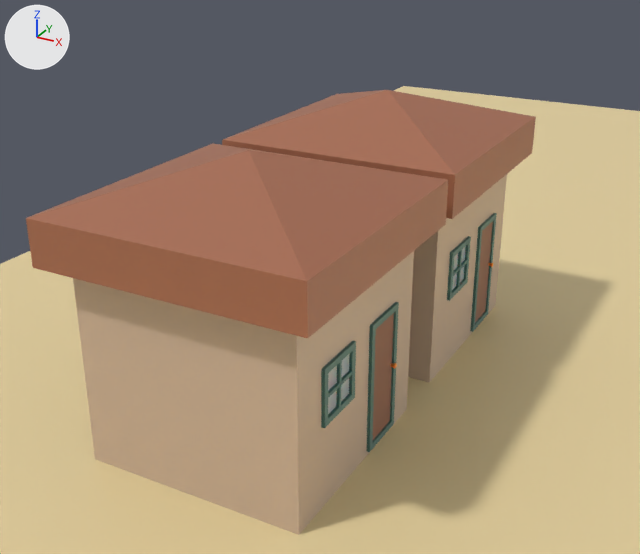
Two versions of the Blender file Objects/Houses.blend, one commit apart.
Rendered twice from a 50 mm lens placed at (7.41, -10.18, 8.89), pointed at (-1.21, 5.49, 1.06). The lights are fixed; the arrows at upper left show +X, +Y and +Z.

The first picture shows 'Base.001', 'Base.002', 'Door.001', 'Door.002', 'DoorFrame.001', 'DoorFrame.002', 'Floor', 'Roof.001', 'Roof.002', 'WindowFrame.001', 'WindowFrame.002'.
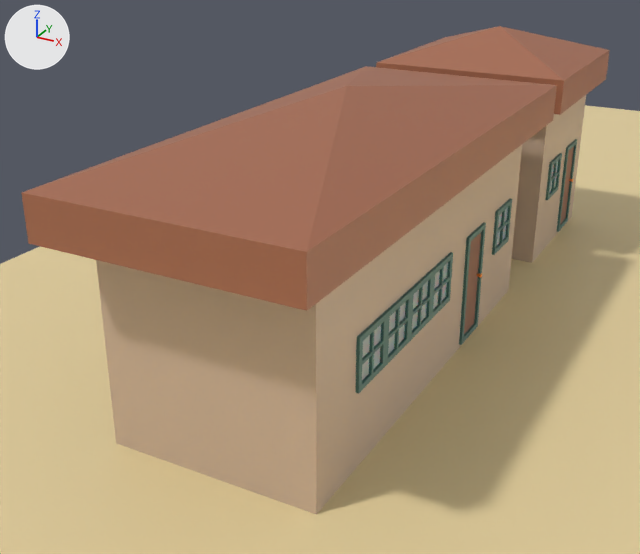
Location of each change, (x1, y1, x2, y2) in pixels of the pictures (640 x 554 px):
'Roof.001', moved, rescaled (27% wider, 26% taller)
    before: (26, 143, 448, 338)
    after: (21, 66, 557, 311)
'Base.001', moved, rescaled
    before: (73, 251, 414, 535)
    after: (96, 145, 522, 514)
'Roof.002', moved
    before: (222, 90, 536, 219)
    after: (376, 26, 610, 115)
'Base.002', moved
    before: (408, 174, 507, 383)
    after: (512, 95, 586, 263)
'WindowFrame.001', moved, rescaled (11% narrower, 7% shorter)
    before: (321, 341, 356, 428)
    after: (356, 313, 387, 394)
'Door.001', moved, rescaled (18% narrower, 20% shorter)
    before: (373, 313, 394, 440)
    after: (464, 233, 481, 334)
'DoorFrame.001', moved, rescaled (15% narrower, 18% shorter)
    before: (367, 302, 399, 452)
    after: (459, 222, 486, 345)
'DoorFrame.002', moved
    before: (470, 213, 497, 332)
    after: (556, 139, 577, 232)
'Door.002', moved
    before: (475, 221, 493, 322)
    after: (560, 147, 574, 224)
'WindowFrame.002', moved
    before: (447, 236, 471, 301)
    after: (546, 153, 562, 200)
'WindowGlass.001', moved, rescaled (13% narrower, 8% shorter)
    before: (328, 354, 350, 414)
    after: (362, 325, 381, 380)
'WindowFrame.003', added
    after: (384, 290, 411, 366)
'WindowFrame.004', added
    after: (409, 270, 433, 342)
'WindowFrame.005', added
    after: (431, 252, 453, 319)
'WindowFrame.006', added
    after: (492, 199, 512, 255)
'WindowGlass.003', added
    after: (388, 302, 406, 354)
'WindowGlass.004', added
    after: (412, 281, 428, 330)
'WindowGlass.002', moved
    before: (452, 246, 466, 290)
    after: (550, 161, 558, 192)
'WindowGlass.005', added
    after: (433, 263, 448, 309)
'WindowGlass.006', added
    after: (497, 208, 508, 245)
'DoorKnob.001', moved, rescaled
    before: (390, 363, 397, 369)
    after: (477, 273, 482, 278)
'DoorKnob.002', moved (not visible afterwards)
    before: (488, 263, 493, 267)

Edits to the bpy script that builds the scene:
```text
Change ob_base_001:
    ob_base_001.location: (0.0, 1.0, 0.0) -> (0.0, 4.31, 0.0)
    ob_base_001.scale: (2.0, 2.0, 2.0) -> (4.77, 2.0, 2.0)
Change ob_roof_001:
    ob_roof_001.location: (0.0, 0.0, 2.0) -> (0.0, 0.0, 2.2)
Change ob_roof_002:
    ob_roof_002.location: (0.0, 0.0, 2.0) -> (0.0, 0.0, 2.2)
Change ob_base_002:
    ob_base_002.location: (0.0, 6.11, 0.0) -> (0.0, 13.04, 0.0)
Add ob_windowglass_006:
    ob_windowglass_006 = bpy.data.objects.new('WindowGlass.006', me_windowglass_001)
    ob_windowglass_006.parent = ob_windowframe_006
    ob_windowglass_006.matrix_parent_inverse = Matrix(((4.0, 0.0, 0.0, 1.6), (0.0, 20.0, 0.0, 20.0), (0.0, 0.0, 4.0, -4.0), (0.0, 0.0, 0.0, 1.0)))
    ob_windowglass_006.location = (-0.4, -1.025, 1.0)
    ob_windowglass_006.rotation_euler = (1.571, 0.0, 0.0)  # degrees (90, 0, 0)
    ob_windowglass_006.scale = (0.973, 0.973, 0.973)
Add ob_windowframe_006:
    ob_windowframe_006 = bpy.data.objects.new('WindowFrame.006', me_windowframe_001)
    ob_windowframe_006.parent = ob_base_001
    ob_windowframe_006.location = (0.773, -0.978, 1.0)
    ob_windowframe_006.scale = (0.105, 0.05, 0.25)
Add ob_windowglass_005:
    ob_windowglass_005 = bpy.data.objects.new('WindowGlass.005', me_windowglass_001)
    ob_windowglass_005.parent = ob_windowframe_005
    ob_windowglass_005.matrix_parent_inverse = Matrix(((4.0, 0.0, 0.0, 1.6), (0.0, 20.0, 0.0, 20.0), (0.0, 0.0, 4.0, -4.0), (0.0, 0.0, 0.0, 1.0)))
    ob_windowglass_005.location = (-0.4, -1.025, 1.0)
    ob_windowglass_005.rotation_euler = (1.571, 0.0, 0.0)  # degrees (90, 0, 0)
    ob_windowglass_005.scale = (0.973, 0.973, 0.973)
Add ob_windowframe_005:
    ob_windowframe_005 = bpy.data.objects.new('WindowFrame.005', me_windowframe_001)
    ob_windowframe_005.parent = ob_base_001
    ob_windowframe_005.location = (0.00479, -0.978, 1.0)
    ob_windowframe_005.scale = (0.105, 0.05, 0.25)
Add ob_windowglass_004:
    ob_windowglass_004 = bpy.data.objects.new('WindowGlass.004', me_windowglass_001)
    ob_windowglass_004.parent = ob_windowframe_004
    ob_windowglass_004.matrix_parent_inverse = Matrix(((4.0, 0.0, 0.0, 1.6), (0.0, 20.0, 0.0, 20.0), (0.0, 0.0, 4.0, -4.0), (0.0, 0.0, 0.0, 1.0)))
    ob_windowglass_004.location = (-0.4, -1.025, 1.0)
    ob_windowglass_004.rotation_euler = (1.571, 0.0, 0.0)  # degrees (90, 0, 0)
    ob_windowglass_004.scale = (0.973, 0.973, 0.973)
Add ob_windowframe_004:
    ob_windowframe_004 = bpy.data.objects.new('WindowFrame.004', me_windowframe_001)
    ob_windowframe_004.parent = ob_base_001
    ob_windowframe_004.location = (-0.205, -0.978, 1.0)
    ob_windowframe_004.scale = (0.105, 0.05, 0.25)
Add ob_windowglass_003:
    ob_windowglass_003 = bpy.data.objects.new('WindowGlass.003', me_windowglass_001)
    ob_windowglass_003.parent = ob_windowframe_003
    ob_windowglass_003.matrix_parent_inverse = Matrix(((4.0, 0.0, 0.0, 1.6), (0.0, 20.0, 0.0, 20.0), (0.0, 0.0, 4.0, -4.0), (0.0, 0.0, 0.0, 1.0)))
    ob_windowglass_003.location = (-0.4, -1.025, 1.0)
    ob_windowglass_003.rotation_euler = (1.571, 0.0, 0.0)  # degrees (90, 0, 0)
    ob_windowglass_003.scale = (0.973, 0.973, 0.973)
Add ob_windowframe_003:
    ob_windowframe_003 = bpy.data.objects.new('WindowFrame.003', me_windowframe_001)
    ob_windowframe_003.parent = ob_base_001
    ob_windowframe_003.location = (-0.414, -0.978, 1.0)
    ob_windowframe_003.scale = (0.105, 0.05, 0.25)
```
